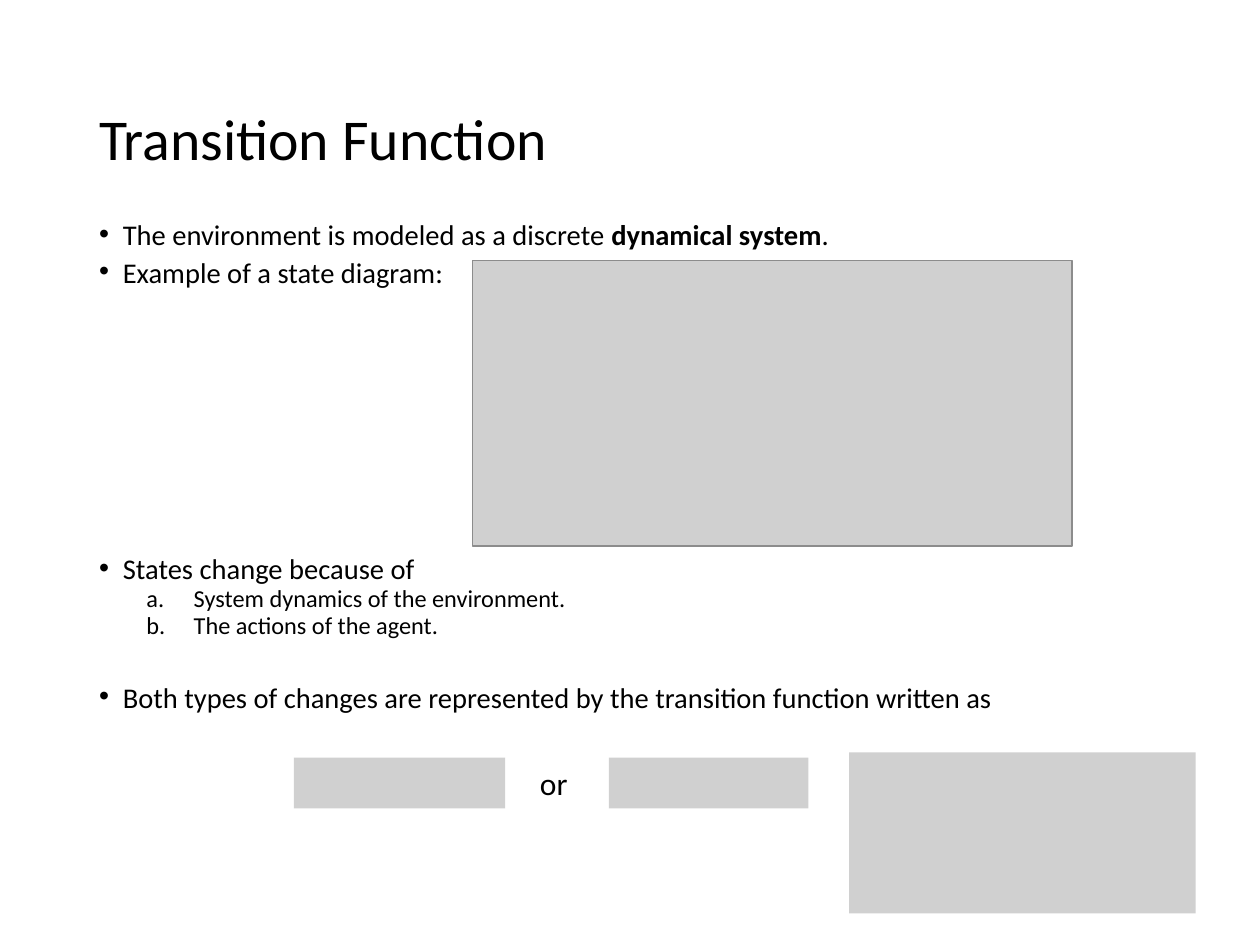
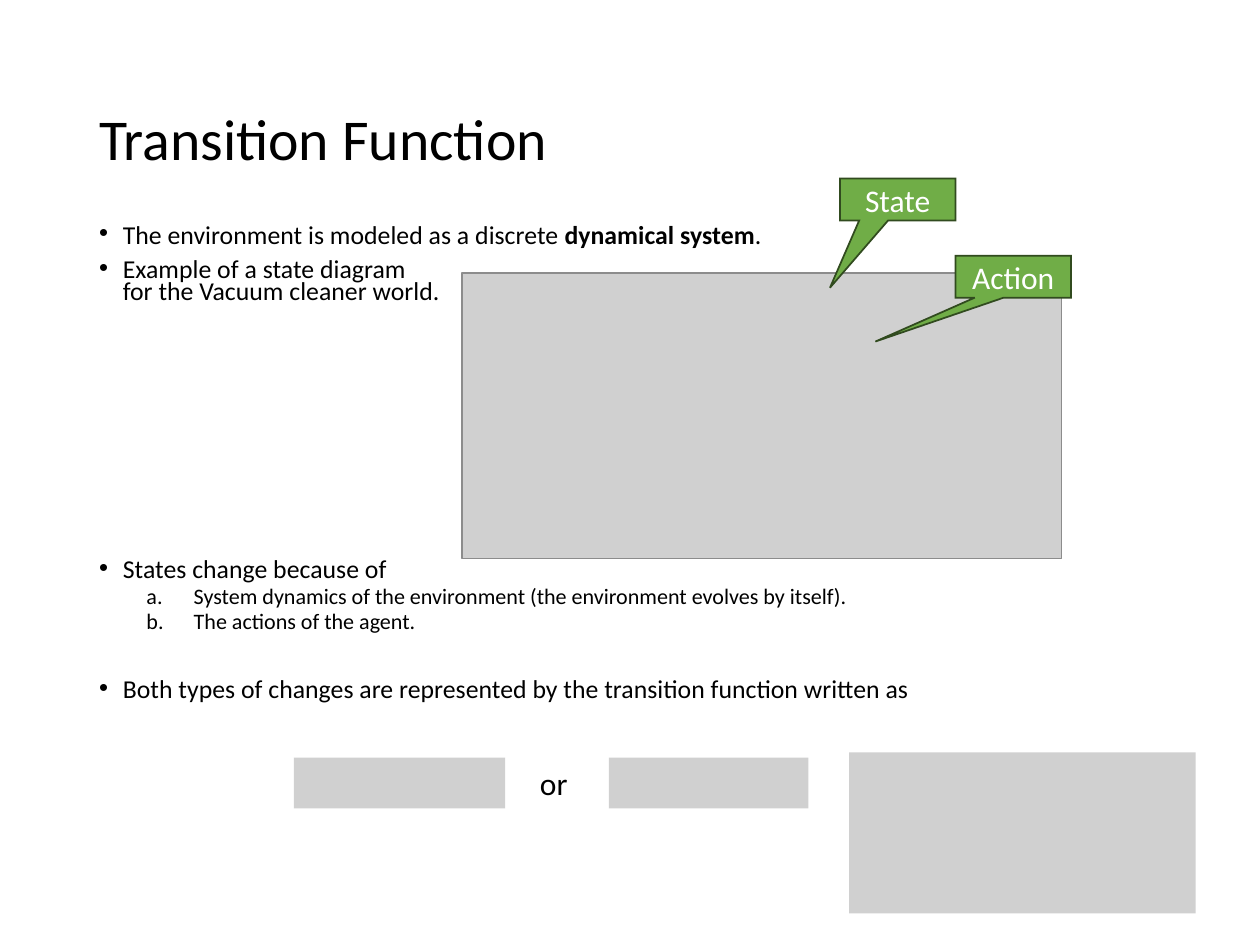
Before and after one commit to mhahsler/CS7320-AI, a slide deck: slide 25 of slides/02_agents.pptx. Drawn at 1260x945 pixels with LibreOffice and Linux fonts; fonts in the diff are those of the drawing; grey boxes stand for pictures. Boxes give left, top, right and bottom in pixels: in the first picture for what was removed or moved away, otherwise in the second. Text is boxed around its words. In the diff, an @@ line names an element or a change of style, - is before the commit and + after.

```diff
--- a/slides/02_agents.pptx
+++ b/slides/02_agents.pptx
@@ speech box added at [840,179,956,220], fill #70AD47, outline #314C1F 1 pt, 18 pt, text #FFFFFF @@
+State
@@ text at [123,226,908,703]: size 16.3 to 14.7 pt in "The environment is modeled as a discrete ...", "States change because of", "Both types of changes are represented by ..."; size 13.9 to 12.6 pt in "The actions of the agent." @@
@@ text at [123,260,440,301]: text changed; size 16.3 to 14.7 pt @@
-• Example of a state diagram:
+• Example of a state diagram
+  for the Vacuum cleaner world.
@@ speech box added at [955,256,1071,297], fill #70AD47, outline #314C1F 1 pt, 18 pt, text #FFFFFF @@
+Action
@@ picture: place and size @@
-picture at [472,261,1072,547]
+picture at [462,273,1062,559]
@@ text at [194,588,846,608]: text changed; size 13.9 to 12.6 pt @@
-  a. System dynamics of the environment.
+  a. System dynamics of the environment (the environment evolves by itself).
```
Also in this commit, not shown: 3 other slides changed, 1 slide removed, 3 other files.
